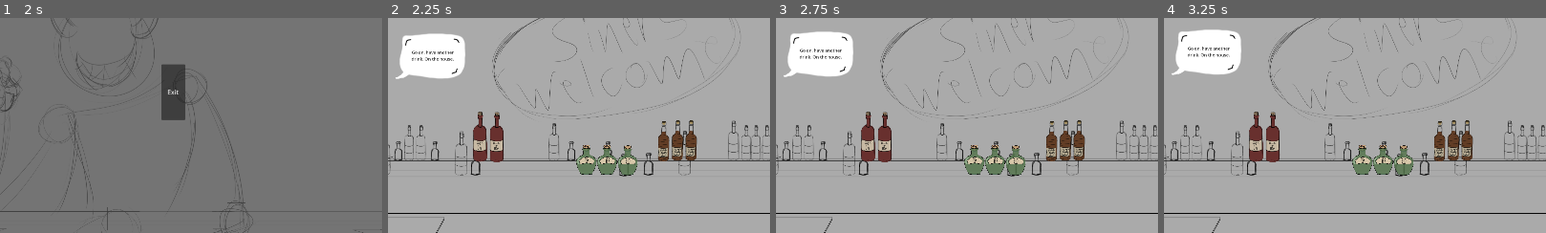
Above: before the commit, frames 1-4 (left to right).
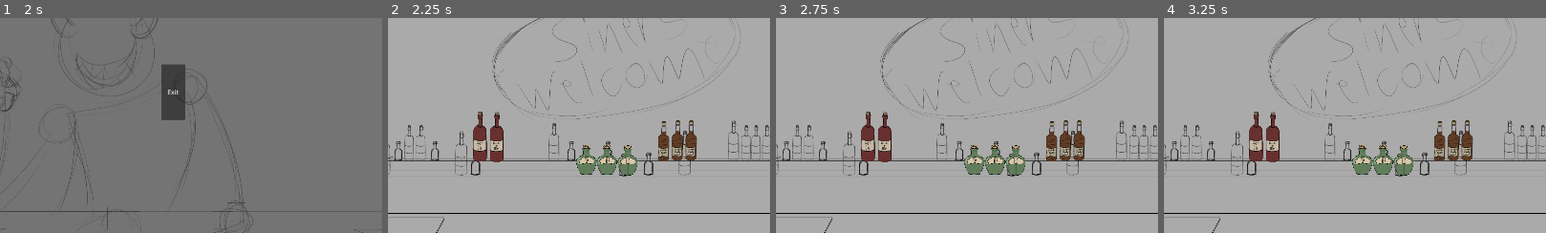
Above: after the commit, the same moments.

Repository: Green-Shirt-Games/GWJ-83
Game: Godot game, scene res://Scenes/master.tscn
The game is run twice, just before and just after one commit, with the same random seed, the same clock (stepped at 60 frames per second) and the same inputs.
Inputs:
- Up to frame 1 (2 s): click "bet $100" at 0.5 s; click "Stand" at 1.25 s
- Up to frame 2 (2.25 s): click "Bar" at 2 s
- Up to frame 3 (2.75 s): no input
- Up to frame 4 (3.25 s): click "BUY" at 2.75 s
The pictures show only the part of the screen within x 36-86%, y 6-56%; the shares and areas given below are measured in that part.

Frame 1 is identical in both runs. In frame 2, 3.2% of the frame differs, in the area x 2-21%, y 7-29%; in frame 3, 3.2%; in frame 4, 3.2%.

Commit message:
Update bar.tscn

Diff:
--- a/Scenes/BarScene/bar.tscn
+++ b/Scenes/BarScene/bar.tscn
@@ -18,7 +18,6 @@
 [ext_resource type="Resource" uid="uid://w4fu03yfg1ml" path="res://Scenes/Voicelines/bartender/bartender_key.tres" id="11_dvsn3"]
 [ext_resource type="Texture2D" uid="uid://bumieqx7xvnga" path="res://Assets/Placeholders/bottle_desc.png" id="12_xi3jk"]
 [ext_resource type="Script" uid="uid://cd4blqfmsc722" path="res://Scenes/BarScene/hover_ui.gd" id="13_xkl5v"]
-[ext_resource type="PackedScene" uid="uid://bwuc7joieayh" path="res://Scenes/BarScene/devil_voice_lines.tscn" id="19_n5rgj"]
 
 [sub_resource type="WorldBoundaryShape2D" id="WorldBoundaryShape2D_xr7ad"]
 
@@ -394,6 +393,3 @@
 offset_bottom = -15.683
 text = "100"
 label_settings = SubResource("LabelSettings_0dbcr")
-
-[node name="VoiceLines" parent="." instance=ExtResource("19_n5rgj")]
-position = Vector2(794, 173)
Not shown: 1 places in Scenes/BarScene/bar.tscn that only renumber resources
